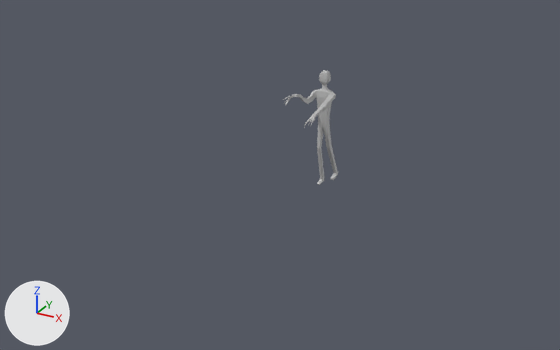
The FBX model prod_/01_asset/PROPS/cauchemare_monstre_002/export_fbx/monster.fbx as it was, and as the next commit left it.
The view is the same before and after, from a 50 mm lens placed at (0.209, -0.44, 0.22), pointed at (-0.017, -0.029, 0.014). The lights are fixed; the arrows at lower left show +X, +Y and +Z. Where no turn or scale is listed for an object, it has been applied to the vertices.
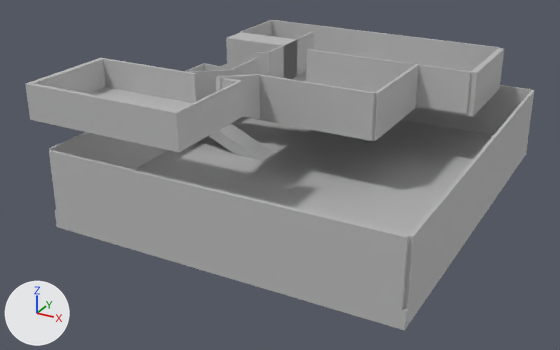
Commit message: no message

Diff of the bpy script that builds the scene:
```diff
--- a/prod_/01_asset/PROPS/cauchemare_monstre_002/export_fbx/monster.fbx.py
+++ b/prod_/01_asset/PROPS/cauchemare_monstre_002/export_fbx/monster.fbx.py
@@ me_mesh @@
 # used by ob_pcube1; location = (0.0, 0.0, 0.0); rotation_euler = (1.571, 0.0, 0.0), in degrees (90, 0, 0); scale = (0.00754, 0.0209, 0.00501)
-me_mesh.from_pydata(...)  # 3536 vertices, 3534 faces; spans x -1.98..1.14, y 0.02..3.83, z -3.26..7.7
+me_mesh.from_pydata(...)  # 151 vertices, 149 faces; spans x -10.62..8.61, y 4.91..8.98, z -11.81..7.39
+# me_mesh part 1: 3536 vertices removed from x -1.98..1.14, y 0.02..3.83, z -3.26..7.7; 151 vertices added at x -10.62..8.61, y 4.91..8.98, z -11.81..7.39
 me_mesh.materials.append(mat_lambert1)
@@ me_mesh_001 @@
+me_mesh_001.from_pydata(...)  # 78 vertices, 78 faces; spans x -0.0536..0.0516, y -0.0324..0.0319, z -0.0017..0.02
+me_mesh_001.materials.append(mat_lambert1)  # grey #bcbcbc
@@ me_mesh_003 @@
+me_mesh_003.from_pydata(...)  # 46 vertices, 46 faces; spans x -0.1..0.123, y -0.112..0.145, z -0.005..0.045
+me_mesh_003.materials.append(mat_lambert1)  # grey #bcbcbc
@@ me_mesh_002 @@
+me_mesh_002.from_pydata(...)  # 76 vertices, 74 faces; spans x -0.0542..0.0292, y -0.0251..0.0087, z -0.0451..0.0333
+me_mesh_002.materials.append(mat_lambert1)  # grey #bcbcbc
@@ ob_pcube1 @@
 ob_pcube1.rotation_euler = (1.571, 0.0, 0.0)  # degrees (90, 0, 0)
-ob_pcube1.scale = (0.00754, 0.0209, 0.00501)
+ob_pcube1.scale = (0.01, 0.01, 0.01)
@@ ob_pcube2 @@
+ob_pcube2 = bpy.data.objects.new('pCube2', me_mesh_001)
+ob_pcube2.location = (-0.0702, -0.1035, 0.0697)
@@ ob_pcube4 @@
+ob_pcube4 = bpy.data.objects.new('pCube4', me_mesh_003)
+ob_pcube4.location = (-0.0132, -0.0238, 0.0062)
@@ ob_pcube3 @@
+ob_pcube3 = bpy.data.objects.new('pCube3', me_mesh_002)
+ob_pcube3.location = (-0.0583, 0.0178, 0.0463)
```

Boxes (x1, y1, x2, y2) around the edits, measured in the pictures (560 x 350 px):
'pCube4', added
    after: (49, 85, 535, 330)
'pCube1', reshaped, rescaled (461% wider)
    before: (283, 70, 338, 185)
    after: (191, 20, 504, 141)
'pCube2', added
    after: (25, 58, 243, 152)
'pCube3', added
    after: (185, 52, 273, 160)
